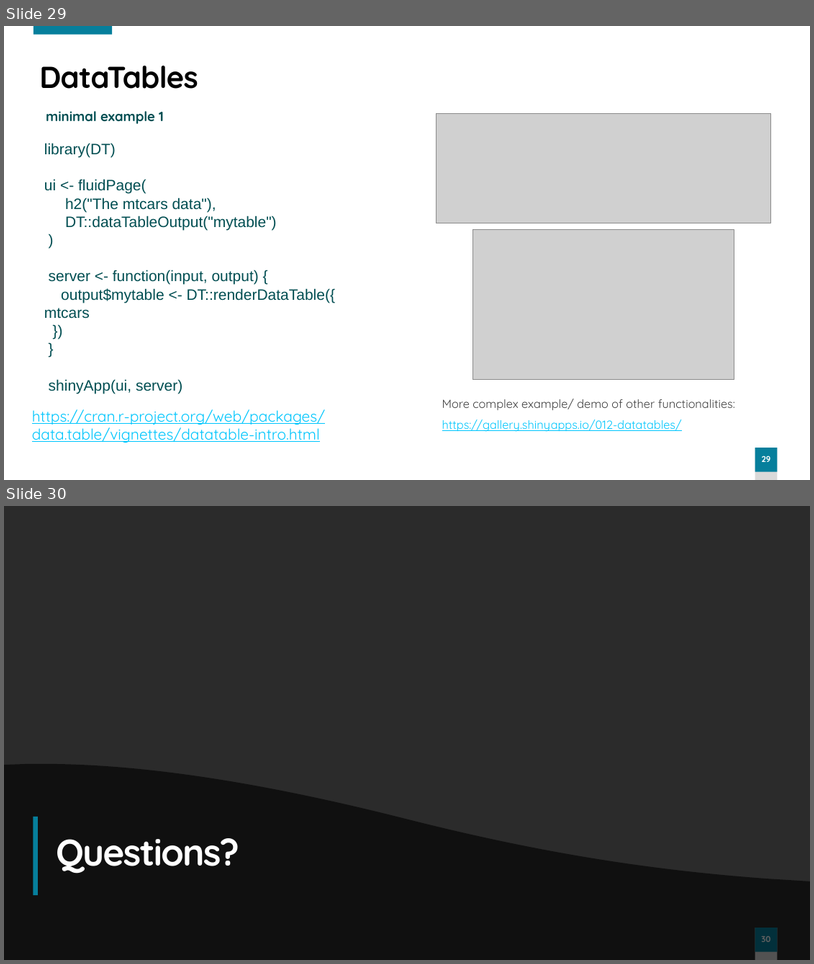
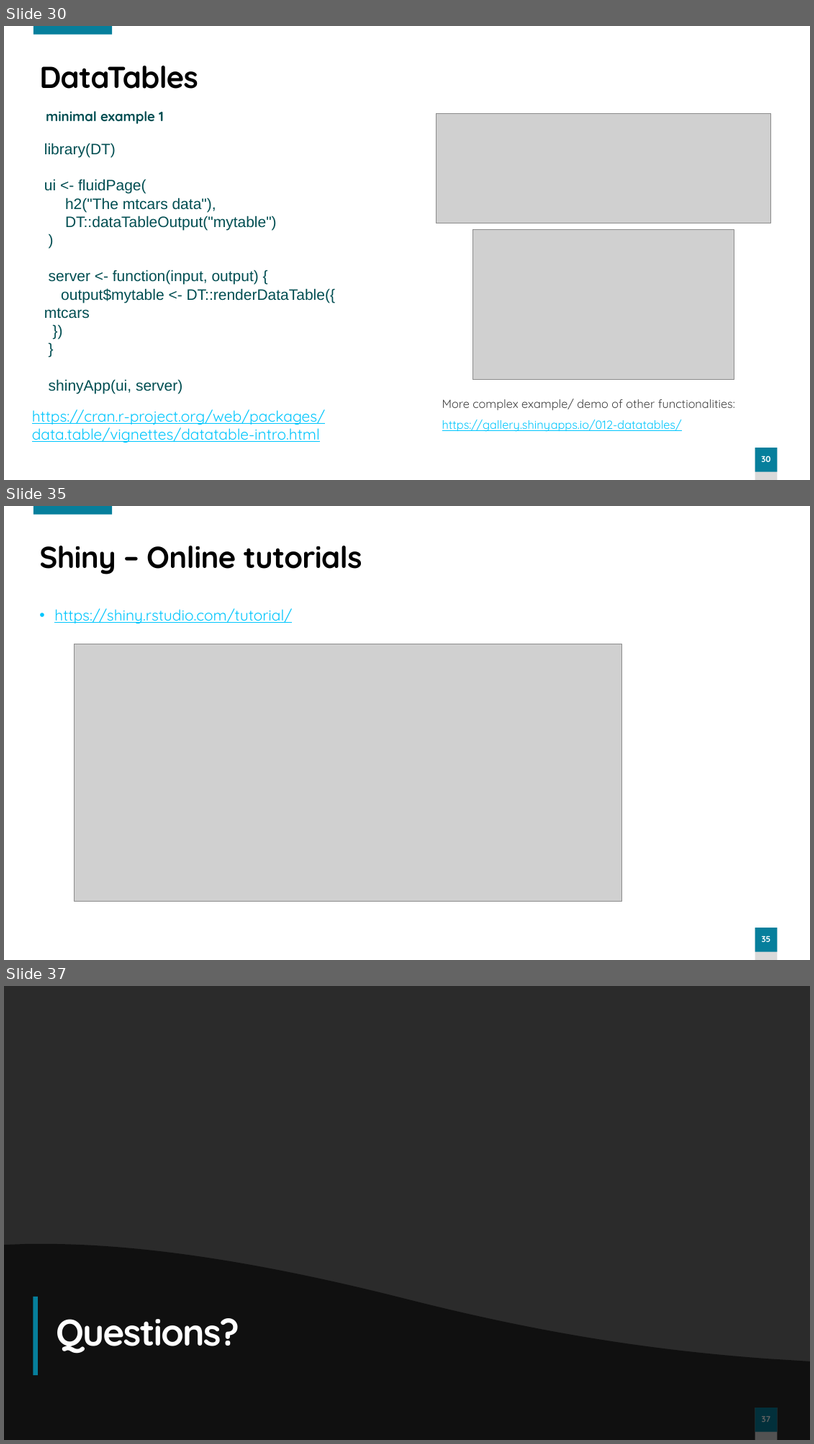
Before and after one commit to sshawna/Shiny_workshop, a slide deck: Session 3/Shiny workshop - session 3.pptx. Shown one above the other, each under a label of ours: slides 29 and 30 before the commit, slides 30, 35 and 37 after it; the slides between them are not shown. The pictures are 814x964 and 814x1444 pixels, drawn with LibreOffice and Linux fonts; fonts in the diff are those of the drawing; grey boxes stand for pictures; background and template pictures are left out; a plain dark background stands for a picture behind light text. Boxes give left, top, right and bottom in pixels: in the first picture for what was removed or moved away, otherwise in the second. Text is boxed around its words. In the diff, an @@ line names an element or a change of style, - is before the commit and + after.

```diff
--- a/Session 3/Shiny workshop - session 3.pptx
+++ b/Session 3/Shiny workshop - session 3.pptx
@@ slide 35 added at (4,506,810,960), background #FFFFFF; not listed: 3 template elements that a slide beside it also shows @@
@@ title added at (39,546,363,574), 36 pt, text #000000, bold @@
+Shiny – Online tutorials
@@ text added at (54,608,292,624), 18 pt, text #01C6FD, underline @@
+• https://shiny.rstudio.com/tutorial/
@@ picture added at (74,644,622,901) @@
@@ what was slide 29 is now slide 30 @@
@@ page number at (761,455,771,462): text changed @@
-29
+30
@@ what was slide 30 is now slide 37 @@
@@ page number at (762,1416,772,1422): text changed @@
-30
+37
```
Also in this commit, not shown: 2 slides changed, 5 other slides added, 35 other files.
